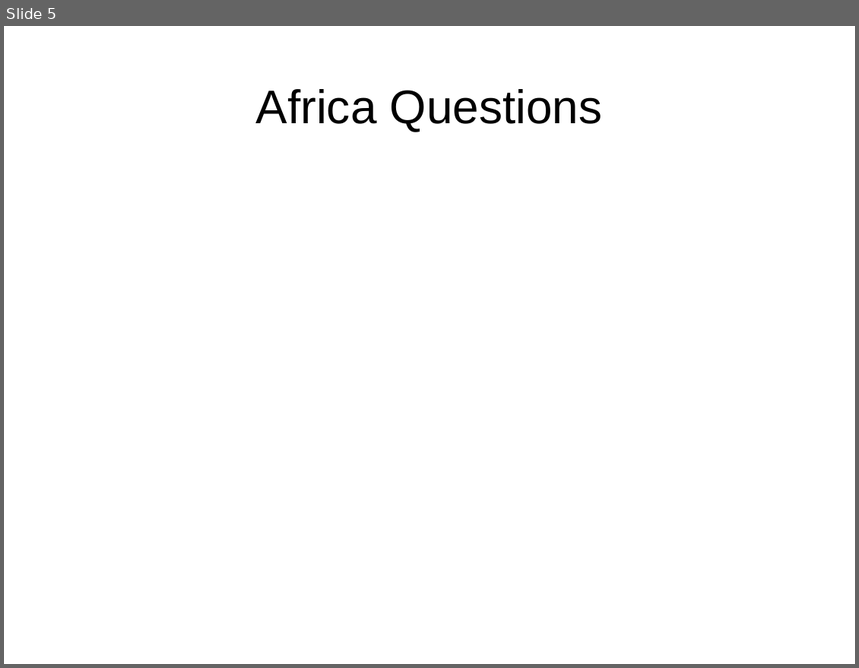
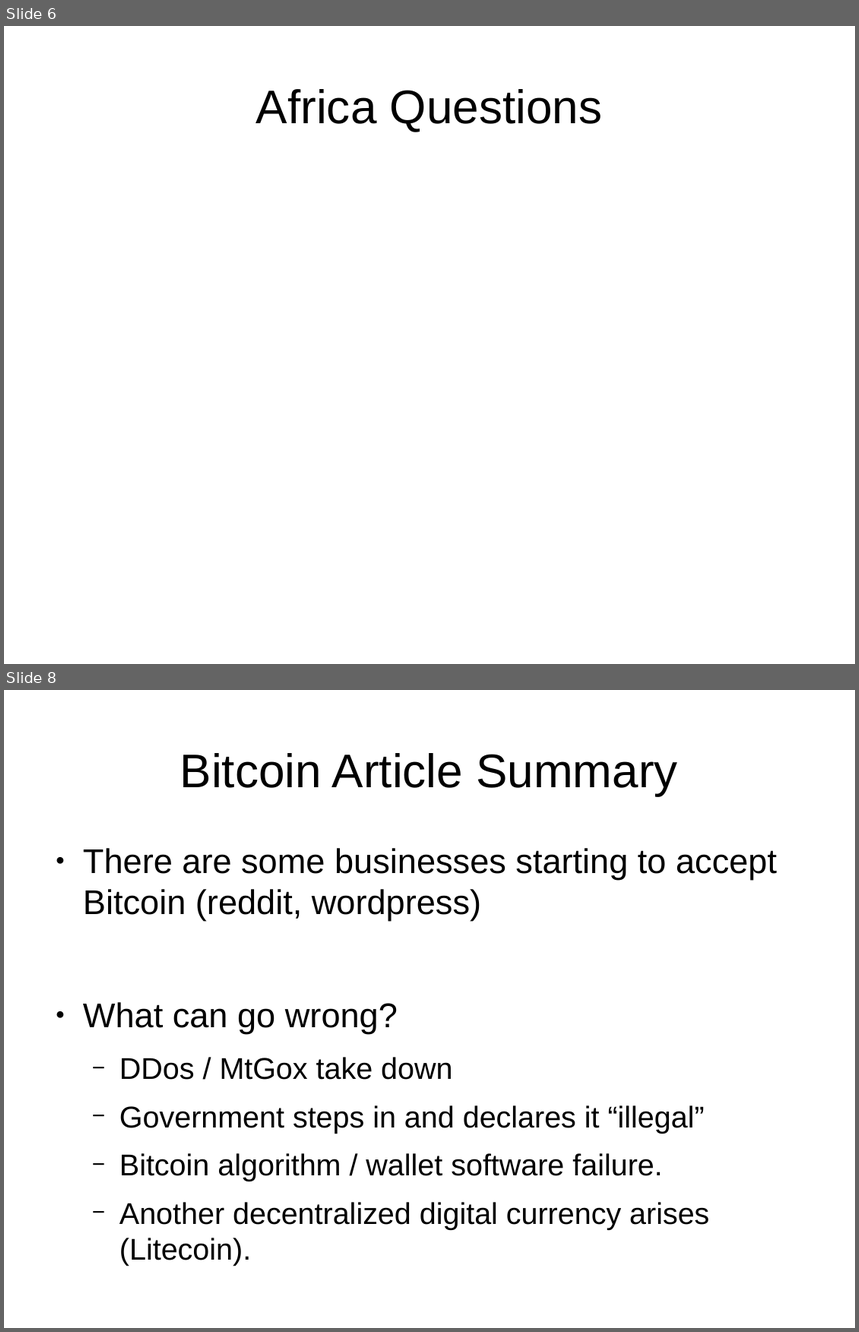
Before and after one commit to muff1nman/ClassNotes, a slide deck: Econ/Group_Presentation.odp. Shown one above the other, each under a label of ours: slide 5 before the commit, slides 6 and 8 after it; the slides between them are not shown. The pictures are 859x668 and 859x1332 pixels, drawn with LibreOffice and Linux fonts; fonts in the diff are those of the drawing. Boxes give left, top, right and bottom in pixels: in the first picture for what was removed or moved away, otherwise in the second. Text is boxed around its words. In the diff, an @@ line names an element or a change of style, - is before the commit and + after.

```diff
--- a/Econ/Group_Presentation.odp
+++ b/Econ/Group_Presentation.odp
@@ slide 8 added at box(4, 690, 855, 1328), background #FFFFFF @@
@@ title added at box(180, 753, 677, 796), 44 pt, text #000000 @@
+Bitcoin Article Summary
@@ text added at box(83, 848, 777, 1225), 28 pt, text #000000 @@
+● There are some businesses starting to accept Bitcoin (reddit, wordpress)
+● What can go wrong?
+  − DDos / MtGox take down
+  − Government steps in and declares it “illegal”
+  − Bitcoin algorithm / wallet software failure.
+  − Another decentralized digital currency arises (Litecoin).
@@ what was slide 5 is now slide 6 @@
```
Also in this commit, not shown: 2 slides changed, 1 other slide added, 2 other files.
